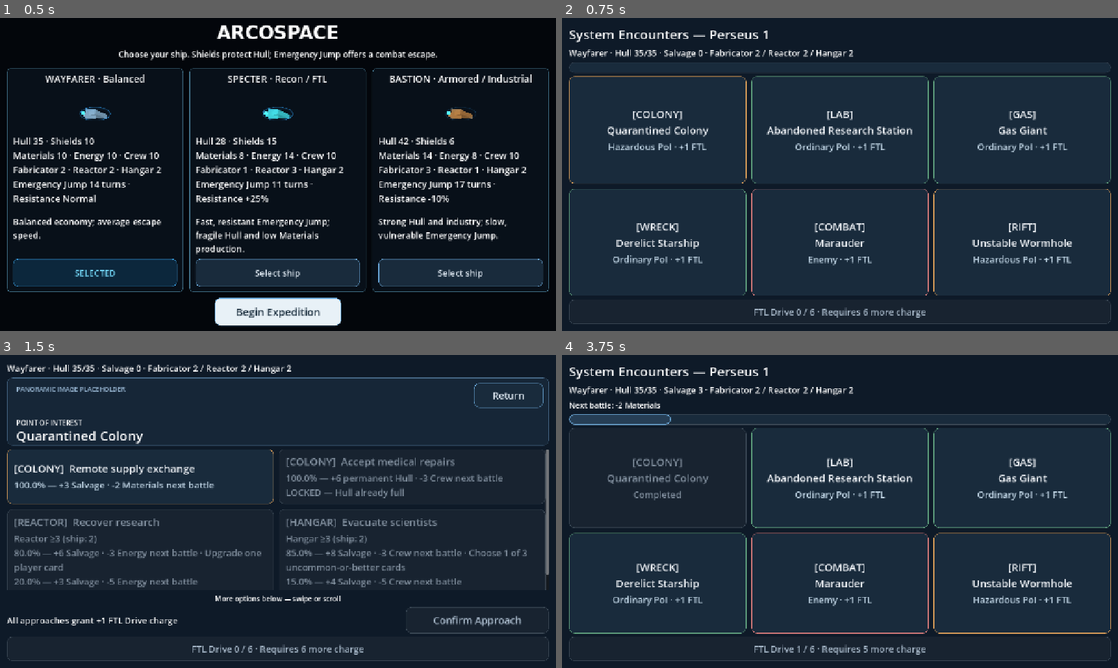
Above: before the commit, frames 1-4 (two rows, left to right).
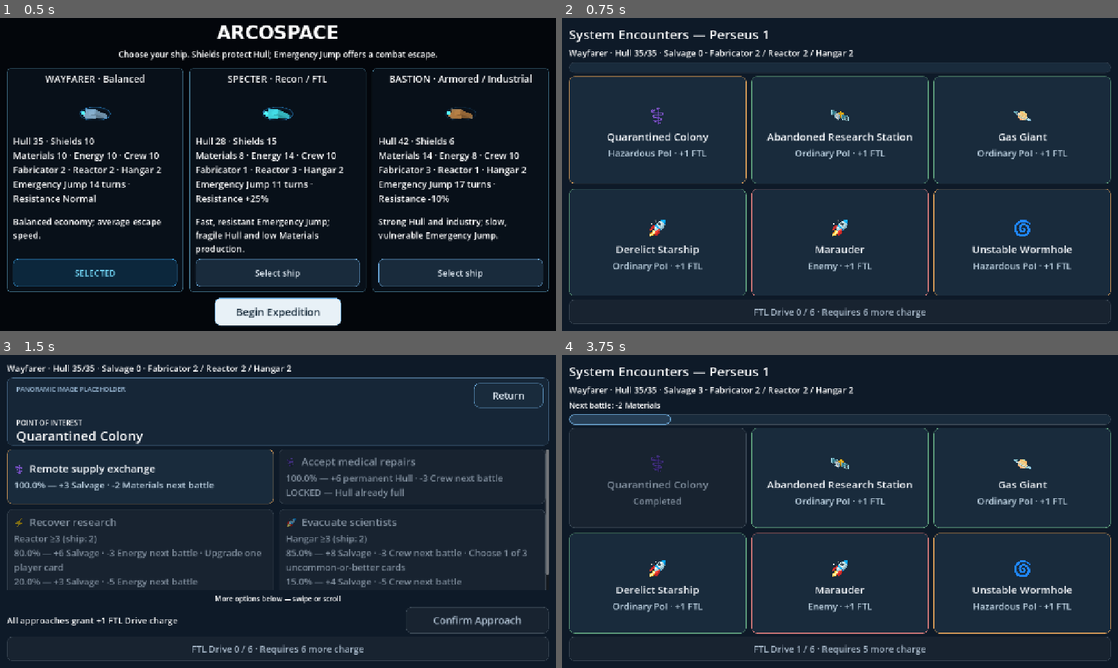
Above: after the commit, the same moments.

Repository: RPGMaster2000/arcospace
Game: Godot game, scene res://scenes/battle_setup.tscn
Same seed, same stepped clock (60 frames per second), same inputs: the game is played once before the commit and once after it.
Inputs (mouse positions are in pixels of both pictures, inside the frame that each line leads up to):
- Up to frame 1 (0.5 s): no input
- Up to frame 2 (0.75 s): click "Begin Expedition" at 0.5 s
- Up to frame 3 (1.5 s): click (94, 467) at 1.27 s
- Up to frame 4 (3.75 s): click (701, 477) at 2.02 s; click "Confirm Approach" at 2.75 s; click "Continue" at 3.5 s

Frame 1 is identical in both runs. In frame 2, 5.5% of the frame differs, in the area x 8-92%, y 28-81%; in frame 3, 1.7%; in frame 4, 5.2%.

Commit message:
Add bundled emoji icons to encounter UI

Diff:
--- /dev/null
+++ b/assets/fonts/emoji_ui.tres
@@ -0,0 +1,4 @@
+[gd_resource type="FontVariation" load_steps=2 format=3]
+[ext_resource type="FontFile" path="res://assets/fonts/ArcospaceEmoji.ttf" id="Emoji"]
+[resource]
+fallbacks = Array[Font]([ExtResource("Emoji")])
--- a/scripts/expedition.gd
+++ b/scripts/expedition.gd
@@ -7,8 +7,8 @@
 const TouchScroll = preload("res://scripts/ui/encounter_scroll.gd")
 const Header = preload("res://scenes/poi_header.tscn")
 @export var rules: Resource = preload("res://encounters/expedition_rules.tres")
-## Android font availability varies; readable abbreviations are the reliable default.
-@export var text_icons_on_android: bool = true
+## Optional accessibility preference; bundled emoji render by default on Android.
+@export var text_icons_on_android: bool = false
 var approach_note: Label
 var repair_selector: HSlider
 var service_confirmation_revision: int = -1
@@ -214,7 +214,10 @@
 		var category: String = Presentation.classification(encounter)
 		var key: String = "battle" if encounter.kind == "battle" else Presentation.poi_key(encounter.poi)
 		var descriptor: String = {"ordinary":"Ordinary PoI", "hazard":"Hazardous PoI", "battle":"Enemy", "special":"Anomalous PoI"}[category]
-		if encounter.kind == "battle": descriptor = ["Enemy", "Elite enemy", "Boss enemy"][state.enemy_profile(encounter).enemy_rank]
+		if encounter.kind == "battle":
+			var rank: int = state.enemy_profile(encounter).enemy_rank
+			descriptor = ["Enemy", "Elite enemy", "Boss enemy"][rank]
+			key = ["battle", "elite", "boss"][rank]
 		var status: String = "Completed" if encounter.completed else "%s · +%d FTL" % [descriptor, state.encounter_charge(index)]
 		_tile(cards, _icon(key) + "\n" + encounter.title, status, Presentation.COLORS[category], visit.bind(index), encounter.completed, true)
 
@@ -251,7 +254,7 @@
 	var options = _grid(2)
 	for slot in range(poi.approaches.size()):
 		var approach: Resource = poi.approaches[slot]
-		var key: String = approach.requirement if not approach.requirement.is_empty() else Presentation.poi_key(poi)
+		var key: String = Presentation.approach_key(poi, slot)
 		var button = _tile(options, _icon(key) + "  " + approach.title, approach_text(approach),
 			Presentation.COLORS[Presentation.classification(state.encounter_at(index))], _select_approach.bind(slot), not state.locked_reason(approach).is_empty())
 		approach_buttons.append(button)
--- a/scripts/ui/encounter_presentation.gd
+++ b/scripts/ui/encounter_presentation.gd
@@ -1,21 +1,31 @@
 extends RefCounted
 # Presentation only: replace glyphs here later without touching encounter logic.
+const EMOJI_FONT = preload("res://assets/fonts/ArcospaceEmoji.ttf")
+const UI_FONT = preload("res://assets/fonts/emoji_ui.tres")
 const ICONS = {
- "mining_operation":["⛏", "MINE"], "gas_giant":["🪐", "GAS"],
- "derelict_starship":["🚀", "WRECK"], "research_station":["🔬", "LAB"],
- "trading_outpost":["⚖", "TRADE"], "spatial_anomaly":["✦", "RIFT"],
- "radiation_nebula":["☢", "RAD"], "distress_signal":["📡", "SOS"],
- "pirate_debris_field":["☠", "DEBRIS"], "unstable_wormhole":["🌀", "RIFT"],
- "quarantined_colony":["⚕", "COLONY"], "battle":["⚔", "COMBAT"],
+ "mining_operation":["⛏️", "MINE"], "gas_giant":["🪐", "GAS"],
+ "derelict_starship":["🚀", "WRECK"], "research_station":["🛰️", "LAB"],
+ "trading_outpost":["⚖", "TRADE"], "spatial_anomaly":["✨", "RIFT"],
+ "radiation_nebula":["☢️", "RAD"], "distress_signal":["📡", "SOS"],
+ "pirate_debris_field":["☠️", "DEBRIS"], "unstable_wormhole":["🌀", "RIFT"],
+ "quarantined_colony":["⚕️", "COLONY"], "battle":["🚀", "COMBAT"],
  "synthesizer":["⚒", "FAB"], "reactor":["⚡", "REACTOR"], "quarters":["🚀", "HANGAR"],
- "approach":["◆", "SCAN"], "card":["▣", "CARD"]}
+ "approach":["🔎", "SCAN"], "card":["🃏", "CARD"],
+ "automated":["⚙️", "AUTO"], "industrial":["🏭", "INDUSTRY"], "deep_mining":["💎", "CORE"],
+ "elite":["⚔️", "ELITE"], "boss":["⚔️", "BOSS"]}
 const COLORS = {"ordinary":Color("5d9c7b"), "hazard":Color("d69b58"), "battle":Color("ce7777"), "special":Color("6aa7d7")}
 
 static func icon(key: String, font: Font, text_only: bool = false) -> String:
 	var entry: Array = ICONS.get(key, ICONS.approach)
-	if not text_only and font.has_char(str(entry[0]).unicode_at(0)):
+	if not text_only and (EMOJI_FONT.has_char(str(entry[0]).unicode_at(0)) or font.has_char(str(entry[0]).unicode_at(0))):
 		return entry[0]
 	return "[" + str(entry[1]) + "]"
+
+static func approach_key(poi: Resource, slot: int) -> String:
+	if poi_key(poi) == "mining_operation" and slot < 4:
+		return ["mining_operation", "automated", "industrial", "deep_mining"][slot]
+	var requirement: String = poi.approaches[slot].requirement
+	return requirement if not requirement.is_empty() else poi_key(poi)
 
 static func classification(encounter: Dictionary) -> String:
 	if encounter.kind == "battle": return "battle"
--- a/scripts/ui/encounter_tile.gd
+++ b/scripts/ui/encounter_tile.gd
@@ -1,6 +1,7 @@
 extends Button
 # Label children wrap without imposing a horizontal minimum on GridContainer.
 const Presentation = preload("res://scripts/ui/encounter_presentation.gd")
+var icon_label: Label
 var heading: Label
 var details: Label
 var content: MarginContainer
@@ -26,7 +27,14 @@
 	column.add_theme_constant_override("separation", 6)
 	column.mouse_filter = Control.MOUSE_FILTER_IGNORE
 	content.add_child(column)
+	if centered and title.contains("\n"):
+		icon_label = _label(title.get_slice("\n", 0), 44)
+		icon_label.add_theme_font_override("font", Presentation.UI_FONT)
+		icon_label.horizontal_alignment = HORIZONTAL_ALIGNMENT_CENTER
+		column.add_child(icon_label)
+		title = title.substr(title.find("\n") + 1)
 	heading = _label(title, 24)
+	heading.add_theme_font_override("font", Presentation.UI_FONT)
 	details = _label(body, 21)
 	if centered:
 		heading.horizontal_alignment = HORIZONTAL_ALIGNMENT_CENTER
@@ -38,7 +46,8 @@
 
 func _process(_delta: float) -> void:
 	if is_instance_valid(content):
-		custom_minimum_size.y = maxf(minimum_height, heading.get_combined_minimum_size().y + details.get_combined_minimum_size().y + 30)
+		var icon_height: float = icon_label.get_combined_minimum_size().y + 6 if is_instance_valid(icon_label) else 0
+		custom_minimum_size.y = maxf(minimum_height, icon_height + heading.get_combined_minimum_size().y + details.get_combined_minimum_size().y + 30)
 
 func _label(value: String, font_size: int) -> Label:
 	var label = Label.new()
@@ -54,6 +63,7 @@
 	var focus = Presentation.style(Color("a8d9fc"), true)
 	focus.bg_color = Color.TRANSPARENT
 	add_theme_stylebox_override("focus", focus)
+	if is_instance_valid(icon_label): icon_label.modulate = Color("82909f") if disabled else Color.WHITE
 	if is_instance_valid(heading):
 		heading.modulate = Color("82909f") if disabled else Color("f3f6fa")
 		details.modulate = Color("82909f") if disabled else Color("c2d7e7")
Binary file added: assets/fonts/ArcospaceEmoji.ttf
Not shown, added: assets/fonts/ArcospaceEmoji.ttf.import
Not shown, added: assets/fonts/OFL.txt
Not shown, added: assets/fonts/README.md
Not shown, changed: docs/android_ui.md
Not shown, added: tools/subset_emoji_font.py
